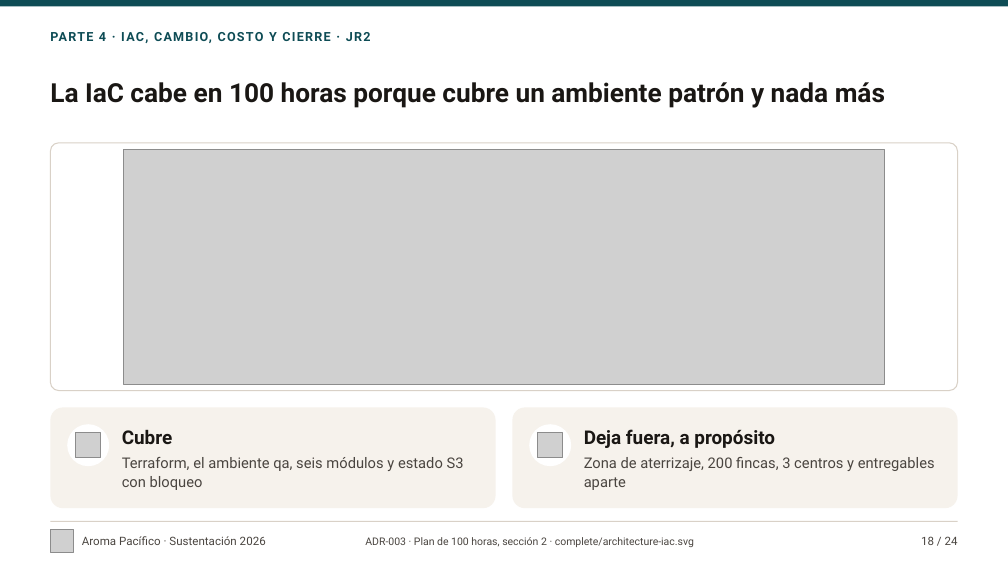
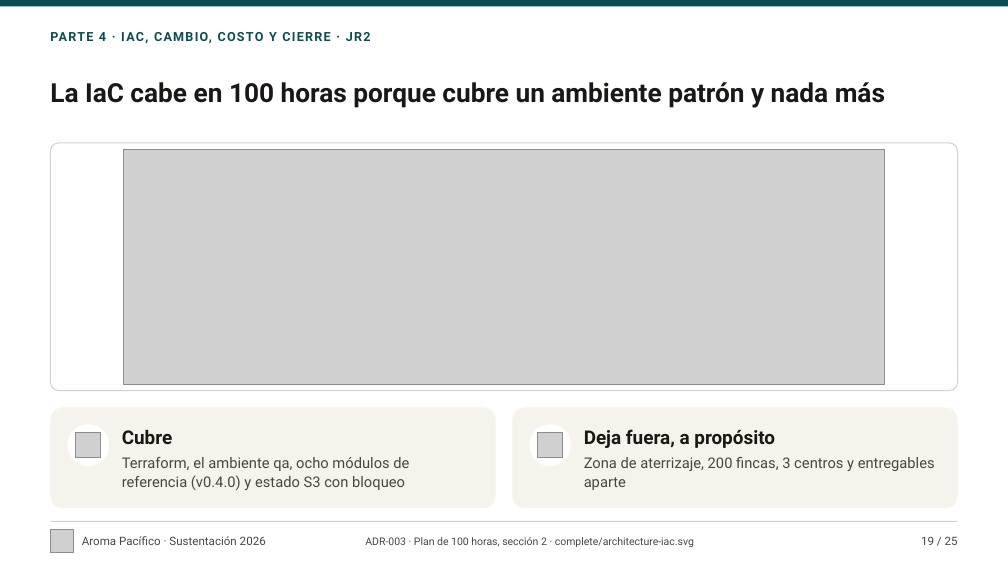
Before and after one commit to aroma-pacifico/aroma-pacifico-presentation, a slide deck: slide 19 of deck/aroma-pacifico-sustentacion.pptx (slide 18 before the commit). Drawn at 1008x567 pixels with LibreOffice and Linux fonts; fonts in the diff are those of the drawing; grey boxes stand for pictures. Boxes give left, top, right and bottom in pixels: in the first picture for what was removed or moved away, otherwise in the second. Text is boxed around its words. In the diff, an @@ line names an element or a change of style, - is before the commit and + after.

```diff
--- a/deck/aroma-pacifico-sustentacion.pptx
+++ b/deck/aroma-pacifico-sustentacion.pptx
@@ text at <box>122,457,409,490</box>: text changed @@
-Terraform, el ambiente qa, seis módulos y estado S3 con bloqueo
+Terraform, el ambiente qa, ocho módulos de referencia (v0.4.0) y estado S3 con bloqueo
@@ text at <box>921,536,958,545</box>: text changed @@
-18 / 24
+19 / 25
```
Also in this commit, not shown: 23 other slides changed, 1 slide added, 40 other files.
